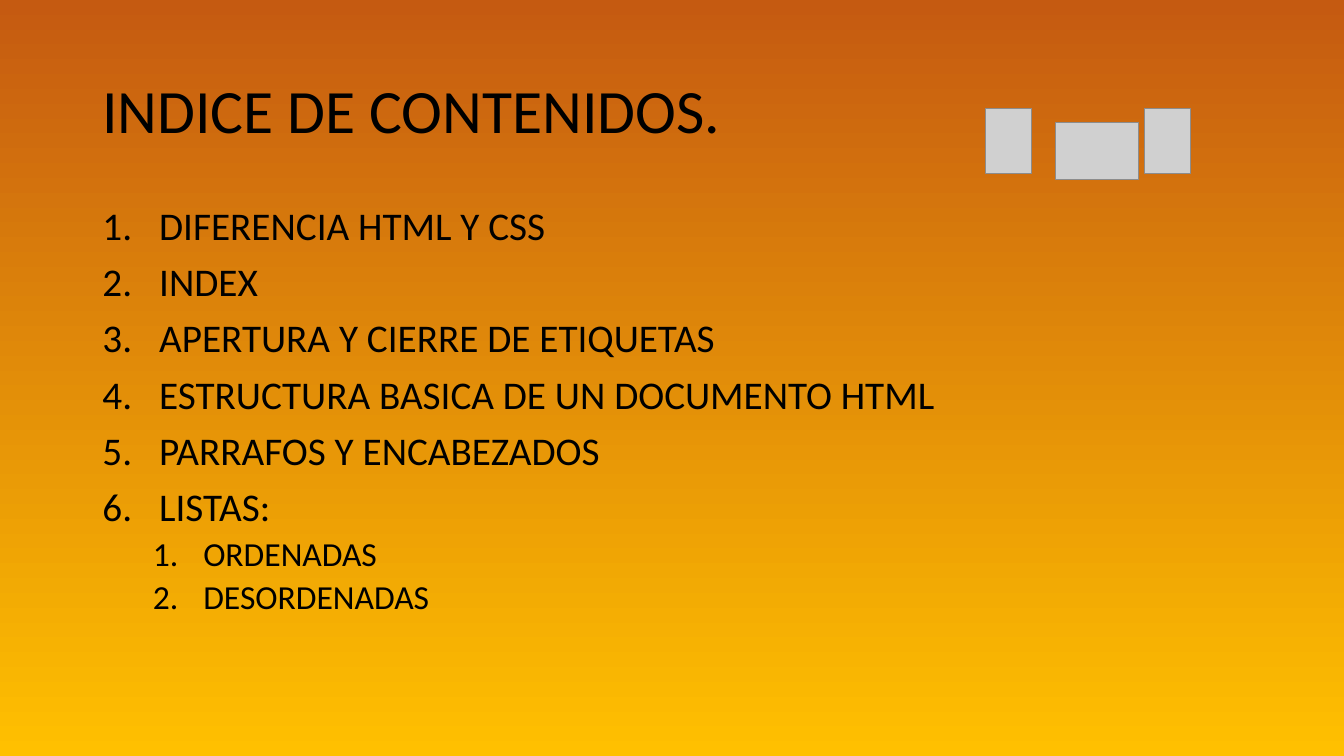
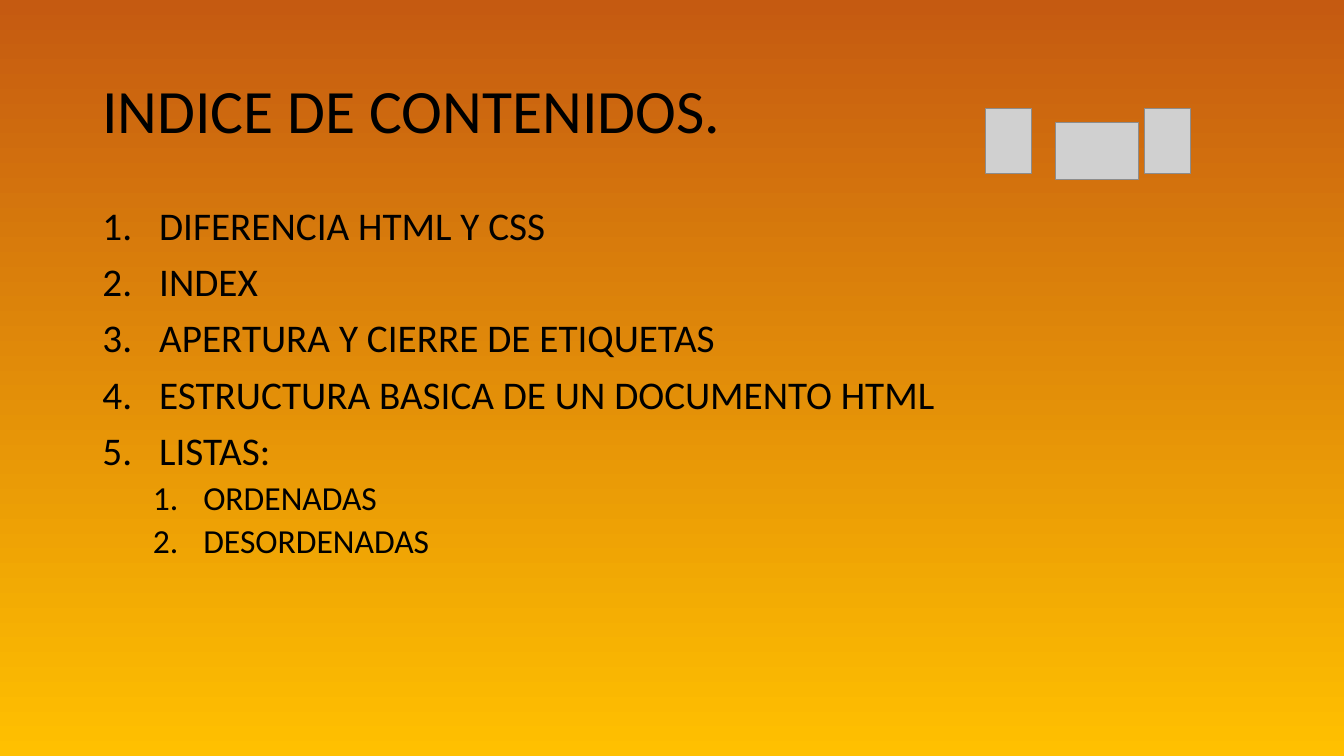
Before and after one commit to WalterDeRacagua/Curso-de-HTML-y-CSS, a slide deck: slide 2 of HTML/TEORIA/INTRODUCCIÓN HTML.odp. Drawn at 1344x756 pixels with LibreOffice and Linux fonts; fonts in the diff are those of the drawing; grey boxes stand for pictures. Boxes give left, top, right and bottom in pixels: in the first picture for what was removed or moved away, otherwise in the second. Text is boxed around its words. In the diff, an @@ line names an element or a change of style, - is before the commit and + after.

```diff
--- a/HTML/TEORIA/INTRODUCCIÓN HTML.odp
+++ b/HTML/TEORIA/INTRODUCCIÓN HTML.odp
@@ text at (159, 439, 600, 466): paragraph removed @@
-5. PARRAFOS Y ENCABEZADOS
```
Also in this commit, not shown: 8 other slides changed, 5 slides added.
